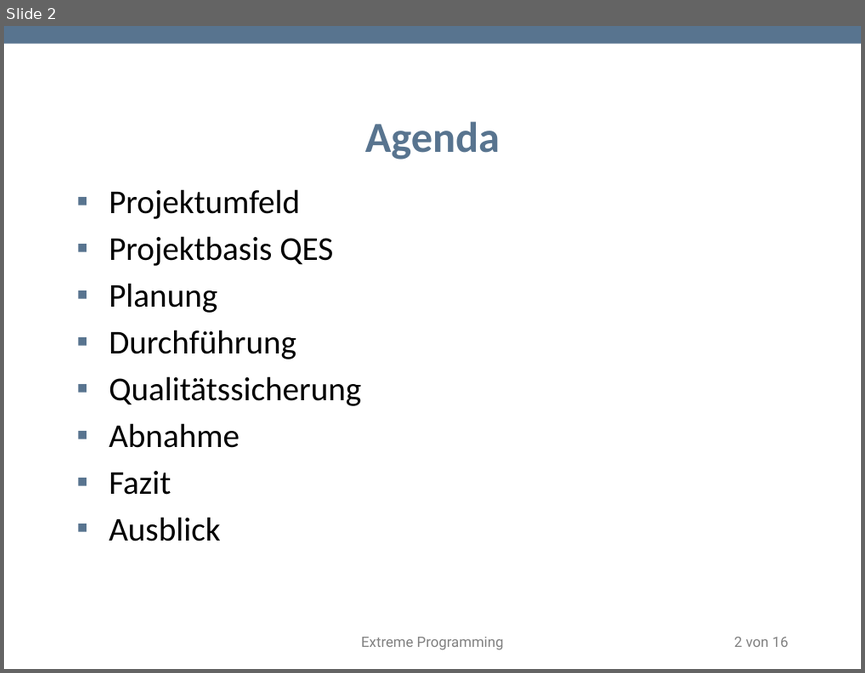
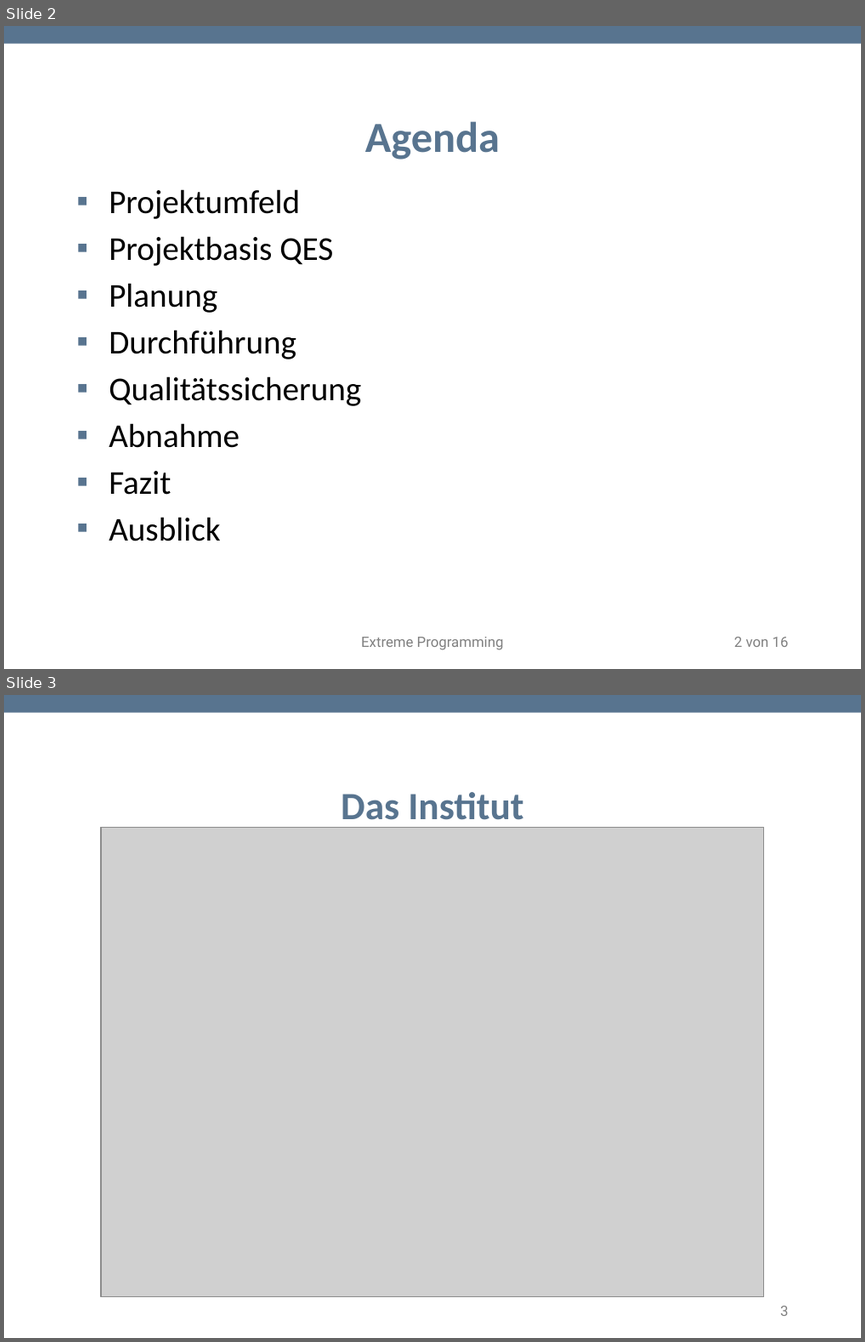
Before and after one commit to TwoHorus/dbExelExportLaravel, a slide deck: DOC/Fachgespraech.pptx. Shown one above the other, each under a label of ours: slide 2 before the commit, slides 2 and 3 after it. The pictures are 865x673 and 865x1342 pixels, drawn with LibreOffice and Linux fonts; fonts in the diff are those of the drawing; grey boxes stand for pictures; background and template pictures are left out. Boxes give left, top, right and bottom in pixels: in the first picture for what was removed or moved away, otherwise in the second. Text is boxed around its words. In the diff, an @@ line names an element or a change of style, - is before the commit and + after.

```diff
--- a/DOC/Fachgespraech.pptx
+++ b/DOC/Fachgespraech.pptx
@@ slide 3 added at (4,695,861,1338), background #FFFFFF; not listed: 1 template element that a slide beside it also shows @@
@@ title added at (341,792,523,828), 32.4 pt, text #58748F, bold @@
+Das Institut
@@ picture added at (101,827,764,1297) @@
@@ rectangle added at (34,1279,169,1338), fill #FFFFFF @@
@@ page number added at (780,1305,788,1315), 12 pt, text #808080 @@
+3
```
Also in this commit, not shown: 1 other slide added.
